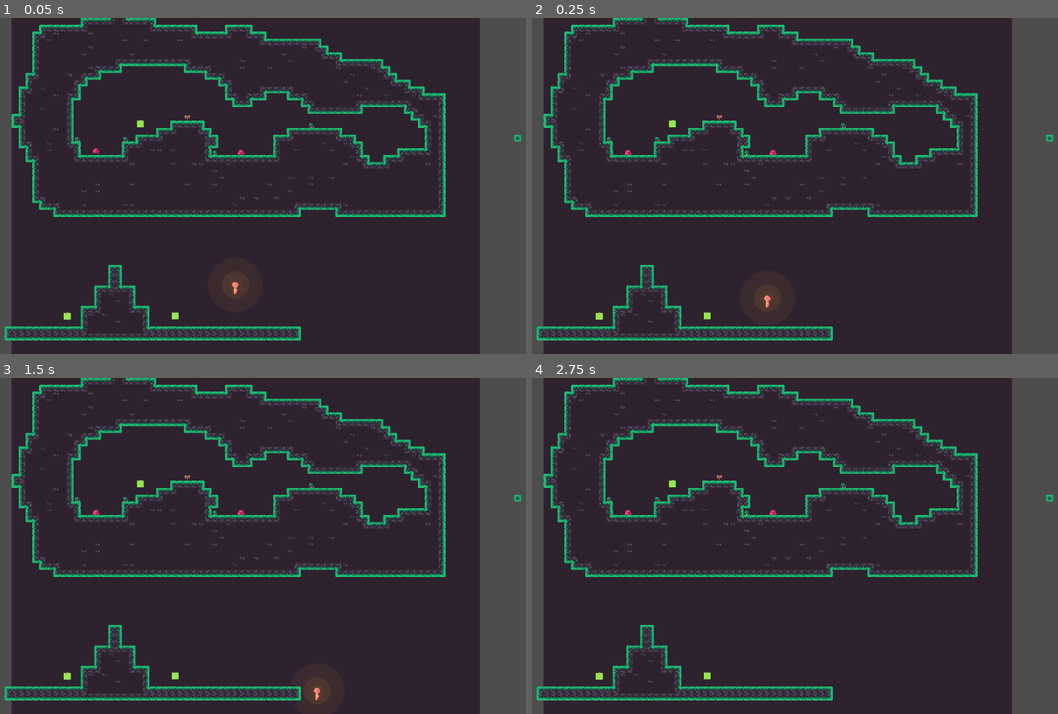
Above: before the commit, frames 1-4 (two rows, left to right).
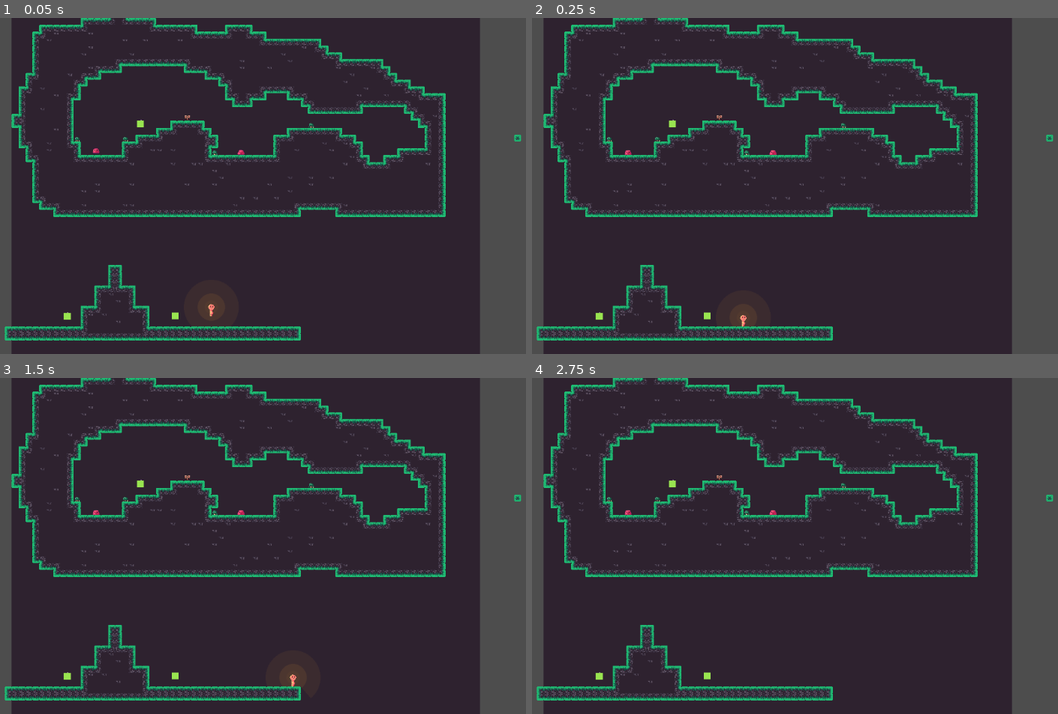
Above: after the commit, the same moments.

Repository: LucasKantola/Pirots-2-game-jam
Game: Godot game, scene res://Assets/Scenes/Main.tscn
Two runs of this game, one before a commit and one after it. Both use one fixed random seed, a clock stepped at 60 frames per second and the inputs below.
Inputs:
- Up to frame 1 (0.05 s): no input
- Up to frame 2 (0.25 s): no input
- Up to frame 3 (1.5 s): hold Space (shoot) 0.53-1.28 s; hold D (right) from 0.53 s (still down); tap W (up) at 0.77 s; tap Space (shoot) at 1.35 s
- Up to frame 4 (2.75 s): tap W (up) at 1.52 s; release D (right) at 2.03 s; hold A (left) from 2.03 s (still down); hold Space (shoot) from 2.03 s (still down)

The runs differ from the first frame. In frame 1, 0.5% of the frame differs, in the area x 37-48%, y 75-91%; in frame 2, 0.4%; in frame 3, 0.4%; in frame 4, nothing differs.

Commit message:
added slime wallclimb
Broken :(

Diff:
--- a/Assets/Scenes/Main.tscn
+++ b/Assets/Scenes/Main.tscn
@@ -504,6 +504,7 @@
 0:0/0/physics_layer_0/angular_velocity = 0.0
 0:0/0/physics_layer_0/polygon_0/points = PackedVector2Array(8, -8, 8, 8, -8, 8, -8, -8)
 0:0/0/terrains_peering_bit/bottom_side = 0
+0:0/0/custom_data_0 = true
 1:0/0 = 0
 1:0/0/terrain_set = 0
 1:0/0/terrain = 0
@@ -513,6 +514,7 @@
 1:0/0/physics_layer_0/polygon_0/points = PackedVector2Array(8, -8, 8, 8, -8, 8, -8, -8)
 1:0/0/terrains_peering_bit/right_side = 0
 1:0/0/terrains_peering_bit/bottom_side = 0
+1:0/0/custom_data_0 = true
 2:0/0 = 0
 2:0/0/terrain_set = 0
 2:0/0/terrain = 0
@@ -532,6 +534,7 @@
 3:0/0/physics_layer_0/polygon_0/points = PackedVector2Array(8, -8, 8, 8, -8, 8, -8, -8)
 3:0/0/terrains_peering_bit/bottom_side = 0
 3:0/0/terrains_peering_bit/left_side = 0
+3:0/0/custom_data_0 = true
 4:0/0 = 0
 4:0/0/terrain_set = 0
 4:0/0/terrain = 0
@@ -588,6 +591,7 @@
 8:0/0/terrains_peering_bit/right_side = 0
 8:0/0/terrains_peering_bit/bottom_right_corner = 0
 8:0/0/terrains_peering_bit/bottom_side = 0
+8:0/0/custom_data_0 = true
 9:0/0 = 0
 9:0/0/terrain_set = 0
 9:0/0/terrain = 0
@@ -623,6 +627,7 @@
 11:0/0/terrains_peering_bit/bottom_side = 0
 11:0/0/terrains_peering_bit/bottom_left_corner = 0
 11:0/0/terrains_peering_bit/left_side = 0
+11:0/0/custom_data_0 = true
 11:1/0 = 0
 11:1/0/terrain_set = 0
 11:1/0/terrain = 0
@@ -661,6 +666,7 @@
 8:1/0/terrains_peering_bit/bottom_side = 0
 8:1/0/terrains_peering_bit/top_side = 0
 8:1/0/terrains_peering_bit/top_right_corner = 0
+8:1/0/custom_data_0 = true
 7:1/0 = 0
 7:1/0/terrain_set = 0
 7:1/0/terrain = 0
@@ -672,6 +678,7 @@
 7:1/0/terrains_peering_bit/bottom_left_corner = 0
 7:1/0/terrains_peering_bit/left_side = 0
 7:1/0/terrains_peering_bit/top_side = 0
+7:1/0/custom_data_0 = true
 6:1/0 = 0
 6:1/0/terrain_set = 0
 6:1/0/terrain = 0
@@ -711,6 +718,7 @@
 4:1/0/terrains_peering_bit/bottom_right_corner = 0
 4:1/0/terrains_peering_bit/bottom_side = 0
 4:1/0/terrains_peering_bit/top_side = 0
+4:1/0/custom_data_0 = true
 3:1/0 = 0
 3:1/0/terrain_set = 0
 3:1/0/terrain = 0
@@ -721,6 +729,7 @@
 3:1/0/terrains_peering_bit/bottom_side = 0
 3:1/0/terrains_peering_bit/left_side = 0
 3:1/0/terrains_peering_bit/top_side = 0
+3:1/0/custom_data_0 = true
 2:1/0 = 0
 2:1/0/terrain_set = 0
 2:1/0/terrain = 0
@@ -742,6 +751,7 @@
 1:1/0/terrains_peering_bit/right_side = 0
 1:1/0/terrains_peering_bit/bottom_side = 0
 1:1/0/terrains_peering_bit/top_side = 0
+1:1/0/custom_data_0 = true
 0:1/0 = 0
 0:1/0/terrain_set = 0
 0:1/0/terrain = 0
@@ -751,6 +761,7 @@
 0:1/0/physics_layer_0/polygon_0/points = PackedVector2Array(8, -8, 8, 8, -8, 8, -8, -8)
 0:1/0/terrains_peering_bit/bottom_side = 0
 0:1/0/terrains_peering_bit/top_side = 0
+0:1/0/custom_data_0 = true
 0:2/0 = 0
 0:2/0/terrain_set = 0
 0:2/0/terrain = 0
@@ -759,6 +770,7 @@
 0:2/0/physics_layer_0/angular_velocity = 0.0
 0:2/0/physics_layer_0/polygon_0/points = PackedVector2Array(8, -8, 8, 8, -8, 8, -8, -8)
 0:2/0/terrains_peering_bit/top_side = 0
+0:2/0/custom_data_0 = true
 1:2/0 = 0
 1:2/0/terrain_set = 0
 1:2/0/terrain = 0
@@ -768,6 +780,7 @@
 1:2/0/physics_layer_0/polygon_0/points = PackedVector2Array(8, -8, 8, 8, -8, 8, -8, -8)
 1:2/0/terrains_peering_bit/right_side = 0
 1:2/0/terrains_peering_bit/top_side = 0
+1:2/0/custom_data_0 = true
 2:2/0 = 0
 2:2/0/terrain_set = 0
 2:2/0/terrain = 0
@@ -787,6 +800,7 @@
 3:2/0/physics_layer_0/polygon_0/points = PackedVector2Array(8, -8, 8, 8, -8, 8, -8, -8)
 3:2/0/terrains_peering_bit/left_side = 0
 3:2/0/terrains_peering_bit/top_side = 0
+3:2/0/custom_data_0 = true
 4:2/0 = 0
 4:2/0/terrain_set = 0
 4:2/0/terrain = 0
@@ -798,6 +812,7 @@
 4:2/0/terrains_peering_bit/bottom_side = 0
 4:2/0/terrains_peering_bit/top_side = 0
 4:2/0/terrains_peering_bit/top_right_corner = 0
+4:2/0/custom_data_0 = true
 5:2/0 = 0
 5:2/0/terrain_set = 0
 5:2/0/terrain = 0
@@ -837,6 +852,7 @@
 7:2/0/terrains_peering_bit/left_side = 0
 7:2/0/terrains_peering_bit/top_left_corner = 0
 7:2/0/terrains_peering_bit/top_side = 0
+7:2/0/custom_data_0 = true
 8:2/0 = 0
 8:2/0/terrain_set = 0
 8:2/0/terrain = 0
@@ -890,6 +906,7 @@
 11:2/0/terrains_peering_bit/left_side = 0
 11:2/0/terrains_peering_bit/top_left_corner = 0
 11:2/0/terrains_peering_bit/top_side = 0
+11:2/0/custom_data_0 = true
 11:3/0 = 0
 11:3/0/terrain_set = 0
 11:3/0/terrain = 0
@@ -900,6 +917,7 @@
 11:3/0/terrains_peering_bit/left_side = 0
 11:3/0/terrains_peering_bit/top_left_corner = 0
 11:3/0/terrains_peering_bit/top_side = 0
+11:3/0/custom_data_0 = true
 10:3/0 = 0
 10:3/0/terrain_set = 0
 10:3/0/terrain = 0
@@ -935,6 +953,7 @@
 8:3/0/terrains_peering_bit/right_side = 0
 8:3/0/terrains_peering_bit/top_side = 0
 8:3/0/terrains_peering_bit/top_right_corner = 0
+8:3/0/custom_data_0 = true
 7:3/0 = 0
 7:3/0/terrain_set = 0
 7:3/0/terrain = 0
@@ -989,6 +1008,7 @@
 3:3/0/physics_layer_0/angular_velocity = 0.0
 3:3/0/physics_layer_0/polygon_0/points = PackedVector2Array(8, -8, 8, 8, -8, 8, -8, -8)
 3:3/0/terrains_peering_bit/left_side = 0
+3:3/0/custom_data_0 = true
 2:3/0 = 0
 2:3/0/terrain_set = 0
 2:3/0/terrain = 0
@@ -1006,6 +1026,7 @@
 1:3/0/physics_layer_0/angular_velocity = 0.0
 1:3/0/physics_layer_0/polygon_0/points = PackedVector2Array(8, -8, 8, 8, -8, 8, -8, -8)
 1:3/0/terrains_peering_bit/right_side = 0
+1:3/0/custom_data_0 = true
 0:3/0 = 0
 0:3/0/terrain_set = 0
 0:3/0/terrain = 0
@@ -1013,9 +1034,11 @@
 0:3/0/physics_layer_0/linear_velocity = Vector2(0, 0)
 0:3/0/physics_layer_0/angular_velocity = 0.0
 0:3/0/physics_layer_0/polygon_0/points = PackedVector2Array(8, -8, 8, 8, -8, 8, -8, -8)
+0:3/0/custom_data_0 = true
 5:7/0 = 0
 5:7/0/physics_layer_0/linear_velocity = Vector2(0, 0)
 5:7/0/physics_layer_0/angular_velocity = 0.0
+5:7/0/custom_data_0 = true
 6:7/0 = 0
 6:7/0/physics_layer_0/linear_velocity = Vector2(0, 0)
 6:7/0/physics_layer_0/angular_velocity = 0.0
@@ -1028,12 +1051,15 @@
 9:7/0 = 0
 9:7/0/physics_layer_0/linear_velocity = Vector2(0, 0)
 9:7/0/physics_layer_0/angular_velocity = 0.0
+9:7/0/custom_data_0 = true
 9:8/0 = 0
 9:8/0/physics_layer_0/linear_velocity = Vector2(0, 0)
 9:8/0/physics_layer_0/angular_velocity = 0.0
+9:8/0/custom_data_0 = true
 9:9/0 = 0
 9:9/0/physics_layer_0/linear_velocity = Vector2(0, 0)
 9:9/0/physics_layer_0/angular_velocity = 0.0
+9:9/0/custom_data_0 = true
 8:9/0 = 0
 8:9/0/physics_layer_0/linear_velocity = Vector2(0, 0)
 8:9/0/physics_layer_0/angular_velocity = 0.0
@@ -1049,6 +1075,7 @@
 5:8/0 = 0
 5:8/0/physics_layer_0/linear_velocity = Vector2(0, 0)
 5:8/0/physics_layer_0/angular_velocity = 0.0
+5:8/0/custom_data_0 = true
 8:8/0 = 0
 8:8/0/physics_layer_0/linear_velocity = Vector2(0, 0)
 8:8/0/physics_layer_0/angular_velocity = 0.0
@@ -1058,6 +1085,7 @@
 5:9/0 = 0
 5:9/0/physics_layer_0/linear_velocity = Vector2(0, 0)
 5:9/0/physics_layer_0/angular_velocity = 0.0
+5:9/0/custom_data_0 = true
 9:6/0 = 0
 9:6/0/terrain_set = 0
 9:6/0/probability = 0.1
@@ -1145,6 +1173,8 @@
 terrain_set_0/mode = 0
 terrain_set_0/terrain_0/name = "ground"
 terrain_set_0/terrain_0/color = Color(0.666667, 0, 0.521569, 1)
+custom_data_layer_0/name = "Scalable"
+custom_data_layer_0/type = 1
 sources/0 = SubResource("TileSetAtlasSource_7auy0")
 sources/1 = SubResource("TileSetAtlasSource_kyo2q")
 
@@ -1198,7 +1228,7 @@
 layer_0/tile_data = PackedInt32Array(1114141, 589825, 2, 983069, 589825, 2, 917533, 65537, 5, 851997, 589825, 2, 786461 …(26043 unchanged characters)…
 
 [node name="Player" parent="." instance=ExtResource("2_w1t2q")]
-position = Vector2(392, 466)
+position = Vector2(336, 518)
 
 [node name="Slime" parent="." instance=ExtResource("4_pshyo")]
 position = Vector2(405, 150)
--- a/Assets/Scenes/Player.tscn
+++ b/Assets/Scenes/Player.tscn
@@ -1,6 +1,7 @@
-[gd_scene load_steps=33 format=3 uid="uid://b0wewlor2hl5b"]
+[gd_scene load_steps=34 format=3 uid="uid://b0wewlor2hl5b"]
 
 [ext_resource type="Script" path="res://Assets/Scripts/Player.gd" id="1_a2euo"]
+[ext_resource type="PackedScene" uid="uid://ciashg2xtq41g" path="res://Assets/Scenes/Drop.tscn" id="2_h4gn0"]
 [ext_resource type="Texture2D" uid="uid://duah2buqmeomi" path="res://Assets/Sprites/Char-AnimationSheet.png" id="2_oktc3"]
 [ext_resource type="Texture2D" uid="uid://cx7kp72ywkbas" path="res://Assets/Sprites/PointLight.png" id="3_kxc3c"]
 
@@ -224,6 +225,7 @@
 collision_layer = 2
 collision_mask = 17
 script = ExtResource("1_a2euo")
+drop = ExtResource("2_h4gn0")
 swollenShaderPath = "res://Assets/Shaders/Swollen.tres"
 
 [node name="Hitbox" type="CollisionShape2D" parent="."]
--- a/Assets/Scripts/Player.gd
+++ b/Assets/Scripts/Player.gd
@@ -4,13 +4,18 @@
 
 #region Player Variables
 var hflipped = false
-@export var isStomping = false
-@export var stopInput = false
+var stopInput = false
+@export var wallClimbModifier = 0.5
+var flippedTowardsWall = false
+var wallWasLeft = false
 var hitbox: CollisionShape2D
 var waterParticle: GPUParticles2D
 @export var drop: PackedScene
 var spawnEveryXFrames = 5
 var framesSinceSpawn = 0
+
+var wallCheckDistance = 12
+
 #region Physics Variables
 var timeSinceGround = INF
 var timeSinceJumpPressed = INF
@@ -24,7 +29,7 @@
 
 func _ready():
     world = get_node("/root/World")
-    tileMap = get_node("/root/World/TileMap")
+    tileMap = get_node("/root/World/Teräng")
     hitbox = get_node("Hitbox")
     waterParticle = get_node("WaterGun")
     drop = load("res://Assets/Scenes/Drop.tscn")
@@ -54,8 +59,6 @@
     else:
         waterParticle.emitting = false
 
-    addGravity(delta)
-
     if Input.is_action_just_pressed("up"):
         if not stopInput:
             timeSinceJumpPressed = 0.0
@@ -69,11 +72,8 @@
 
     if not is_on_floor():
         timeSinceGround += delta
-        isStomping = true
     else:
         timeSinceGround = 0.0
-        isStomping = false
-
 
     if timeSinceJumpPressed < jumpBufferTime:
         if (is_on_floor() and timeSinceJumpPressed < jumpBufferTime) or is_on_floor() or timeSinceGround < coyoteTime:
@@ -82,10 +82,23 @@
             timeSinceJumpPressed = INF
             timeSinceGround = INF
 
+    #Left right movement from the axis
     var direction = Input.get_axis("left", "right")
     if direction:
+        if is_on_wall() and currentEffect == PlayerEffect.SLIME:
+            var cellCustom
+            var cellData = tileMap.get_cell_tile_data(0, tileMap.local_to_map(position + Vector2(wallCheckDistance * direction, 12)))
+            print(cellData)
+            if cellData:
+                print(cellData)
+                cellCustom = cellData.get_custom_data("Scalable")
+                print(cellCustom)
+            if cellCustom:
+                print(cellCustom)
+                faceWall(direction)
+                velocity.y = -SPEED * wallClimbModifier
+
         velocity.x = direction * SPEED
-
         if direction == 1:
                 sprite.flip_h = false
                 hflipped = false
@@ -101,6 +114,13 @@
 
     if stopInput:
         velocity.x = 0
+
+    if is_on_floor_only() and flippedTowardsWall:
+        self.rotation = 0
+        flippedTowardsWall = false
+        wallCheckDistance = 12
+
+    addGravity(delta)
     move_and_slide()
 
 func _unhandled_input(event):
@@ -180,3 +200,21 @@
     image.visible = true
 
     queue_free()
+
+func faceWall(direction: float):
+    if not flippedTowardsWall:
+        var original_position = position
+        var sprite_offset = Vector2(0, 0)
+
+        if direction < 0.5:
+            wallWasLeft = true
+            self.rotation = PI/2
+            sprite_offset = Vector2(-hitbox.shape.extents.y, hitbox.shape.extents.x) / 2
+        elif direction > 0.5:
+            wallWasLeft = false
+            self.rotation = -PI/2
+            sprite_offset = Vector2(hitbox.shape.extents.y, -hitbox.shape.extents.x) / 2
+
+        position = original_position + sprite_offset
+        flippedTowardsWall = true
+        wallCheckDistance = 28
--- a/Assets/Scripts/Slime.gd
+++ /dev/null
@@ -1 +0,0 @@
-extends Enemy
